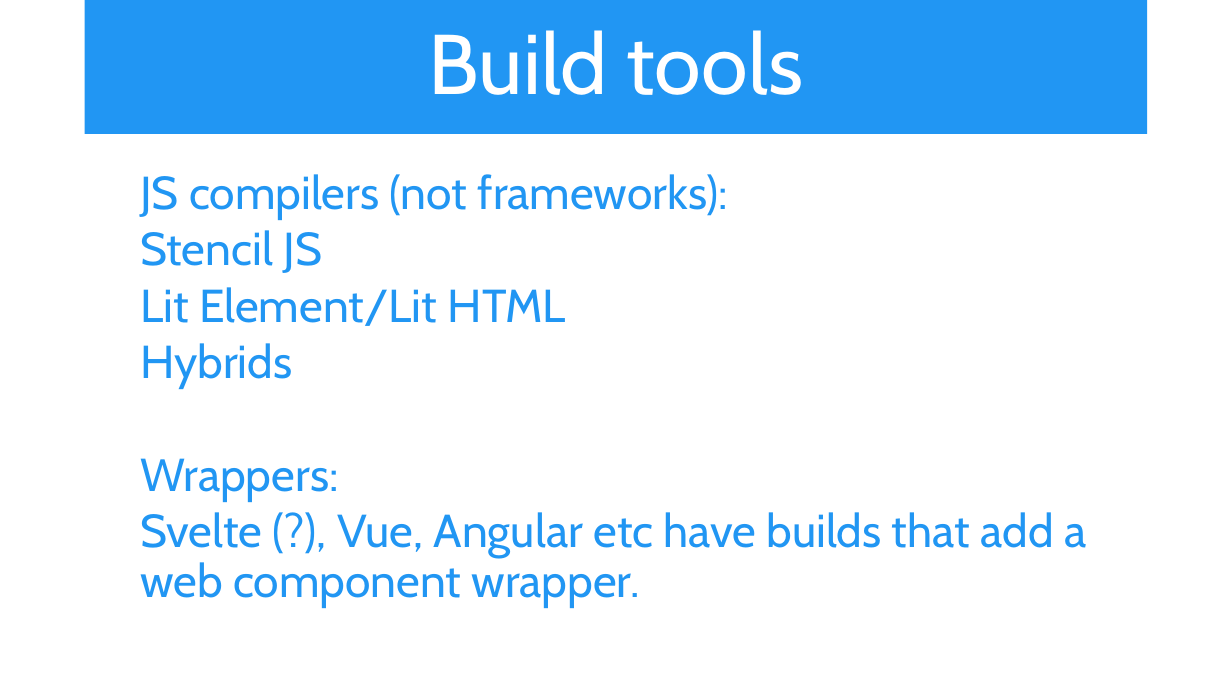
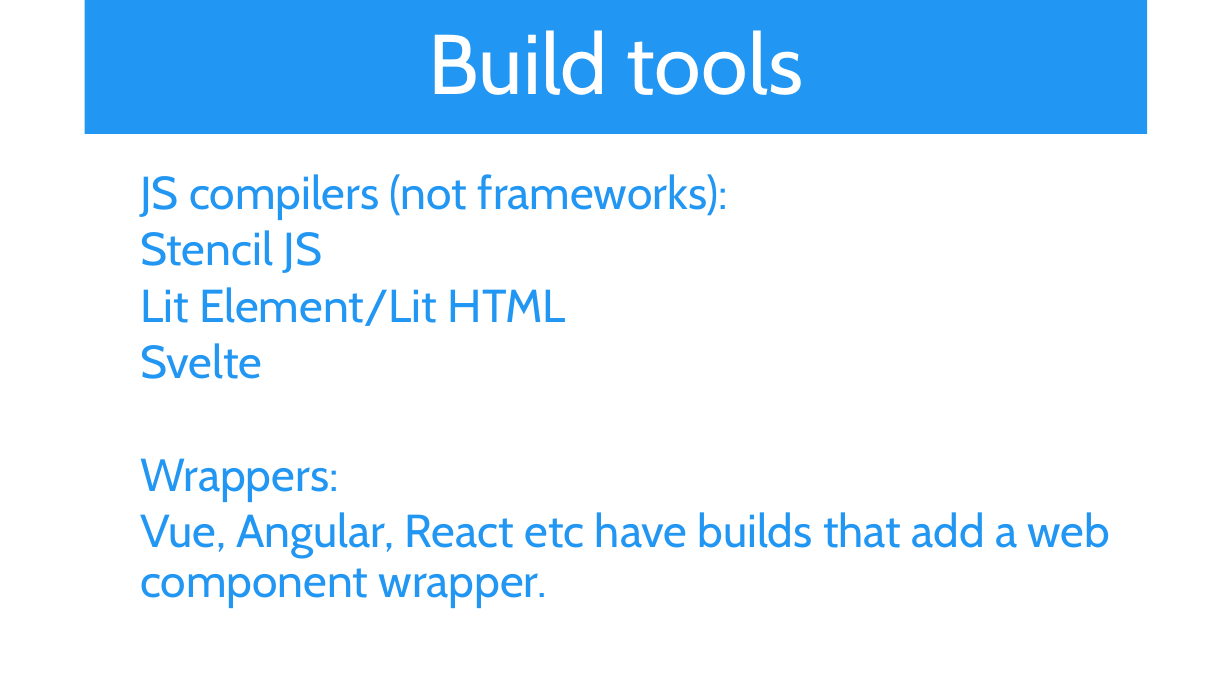
Before and after one commit to iwswordpress/WebComponents, a slide deck: slide 12 of Web-Components.pptx. Drawn at 1232x693 pixels with LibreOffice and Linux fonts; fonts in the diff are those of the drawing. Boxes give left, top, right and bottom in pixels: in the first picture for what was removed or moved away, otherwise in the second. Text is boxed around its words. In the diff, an @@ line names an element or a change of style, - is before the commit and + after.

```diff
--- a/Web-Components.pptx
+++ b/Web-Components.pptx
@@ text at <box>140,343,262,379</box>: text changed @@
-  Hybrids
+  Svelte
@@ text at <box>140,512,1111,608</box>: text changed @@
-  Svelte (?), Vue, Angular etc have builds that add a web component wrapper.
+  Vue, Angular, React etc have builds that add a web component wrapper.
```
Also in this commit, not shown: 2 other slides changed, 1 other file.
